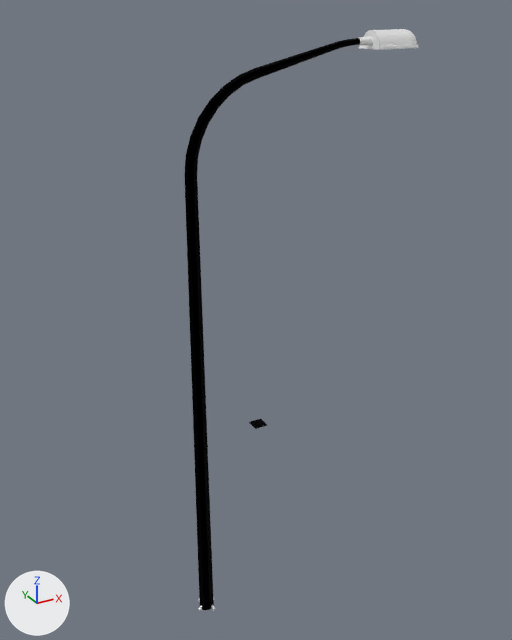
The glTF model src/models/w_highway_street_lamp_straight_mast.glb, before and after one commit.
Rendered twice from a camera (50 mm lens) standing at (-3.69, -8.56, 8.12) and looking at (1.34, 0.6, 3.54). The axes (+X, +Y, +Z) are drawn at lower left. The lights are the same throughout. The older version comes first.

Names of what the first picture shows: 'Glass_Cap', 'OutherSide', 'Pole', 'Root', 'ground'.
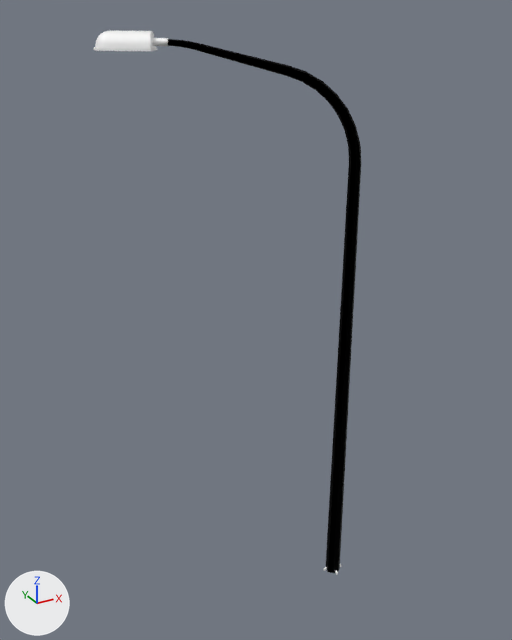
Where the change shows, as pixel boxes [x1, y1, x2, y2] in the pictures (512 x 640 px):
'Pole', moved, turned
    before: [185, 38, 360, 610]
    after: [168, 39, 361, 573]
'OutherSide', moved, turned
    before: [359, 29, 419, 50]
    after: [93, 30, 157, 51]
'Glass_Cap', moved, turned
    before: [379, 48, 416, 57]
    after: [96, 51, 138, 60]
'Root', moved, turned
    before: [358, 37, 373, 45]
    after: [152, 38, 168, 46]
'ground', deleted
    before: [249, 419, 267, 429]

The change, as a diff of the scene's bpy script:
```diff
--- a/src/models/w_highway_street_lamp_straight_mast.glb.py
+++ b/src/models/w_highway_street_lamp_straight_mast.glb.py
@@ ob_glass_cap @@
 ob_glass_cap = bpy.data.objects.new('Glass_Cap', me_glass_cap)
-ob_glass_cap.location = (0.75, -0.1, 1.27)
-ob_glass_cap.rotation_euler = (1.571, 0.0, 0.0)  # degrees (90, 0, 0)
+ob_glass_cap.location = (1.72, -0.04, 1.27)
+ob_glass_cap.rotation_euler = (1.571, 0.0, 2.618)  # degrees (90, 0, 150)
 ob_glass_cap.scale = (0.00574, 0.00574, 0.00574)
@@ ob_ground @@
-ob_ground = bpy.data.objects.new('ground', me_ground)
-ob_ground.location = (0.75, -0.1, 1.27)
-ob_ground.rotation_euler = (1.571, 0.0, 0.0)  # degrees (90, 0, 0)
-ob_ground.scale = (-0.00186, -0.00186, -0.00186)
@@ ob_outherside @@
 ob_outherside = bpy.data.objects.new('OutherSide', me_outherside)
-ob_outherside.location = (0.75, -0.1, 1.27)
-ob_outherside.rotation_euler = (1.571, 0.0, 0.0)  # degrees (90, 0, 0)
+ob_outherside.location = (1.72, -0.04, 1.27)
+ob_outherside.rotation_euler = (1.571, 0.0, 2.618)  # degrees (90, 0, 150)
 ob_outherside.scale = (0.00574, 0.00574, 0.00574)
@@ ob_pole @@
 ob_pole = bpy.data.objects.new('Pole', me_pole)
-ob_pole.location = (0.75, -0.1, 1.27)
-ob_pole.rotation_euler = (1.571, 0.0, 0.0)  # degrees (90, 0, 0)
+ob_pole.location = (1.72, -0.04, 1.27)
+ob_pole.rotation_euler = (1.571, 0.0, 2.618)  # degrees (90, 0, 150)
 ob_pole.scale = (0.00574, 0.00574, 0.00574)
@@ ob_root @@
 ob_root = bpy.data.objects.new('Root', me_root)
-ob_root.location = (0.75, -0.1, 1.27)
-ob_root.rotation_euler = (1.571, 0.0, 0.0)  # degrees (90, 0, 0)
+ob_root.location = (1.72, -0.04, 1.27)
+ob_root.rotation_euler = (1.571, 0.0, 2.618)  # degrees (90, 0, 150)
 ob_root.scale = (0.00574, 0.00574, 0.00574)
```
